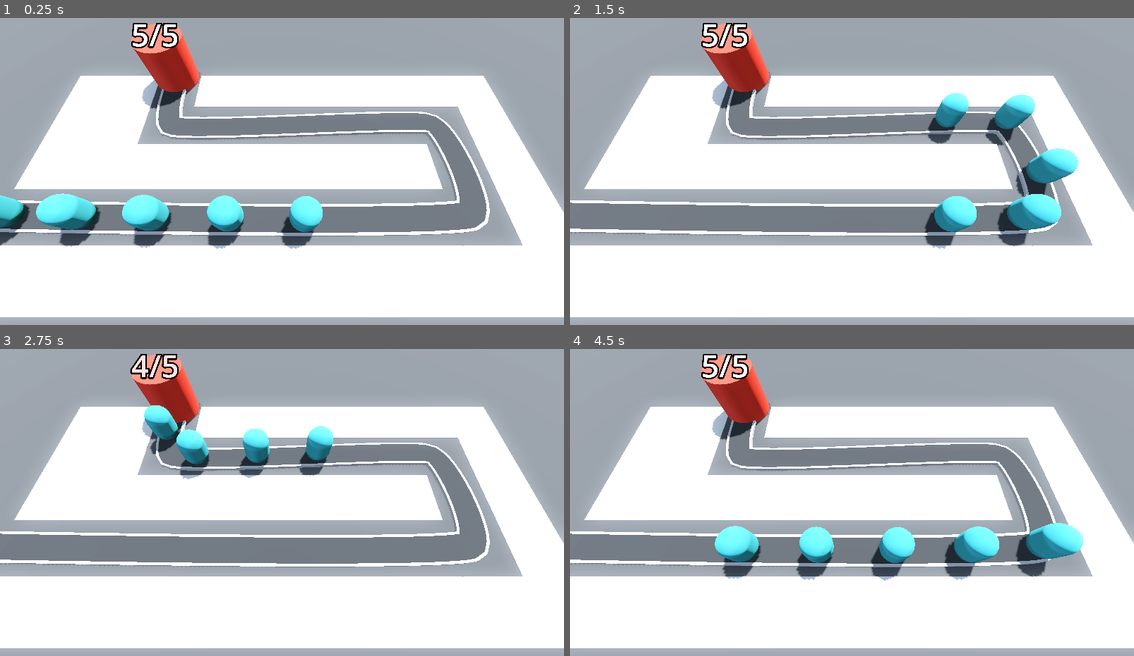
Above: before the commit, frames 1-4 (two rows, left to right).
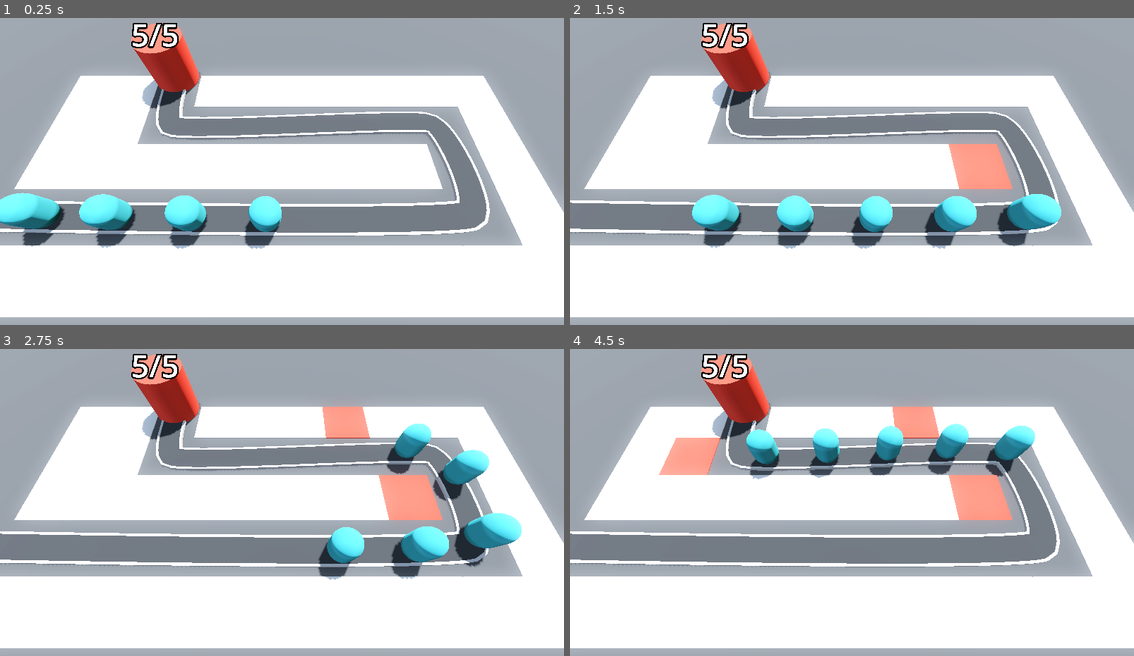
Above: after the commit, the same moments.

Repository: cpurdy-cs/Barbarian-Blaster-Class
Game: Godot game, scene res://base_level.tscn
Same seed, same stepped clock (60 frames per second), same inputs: the game is played once before the commit and once after it.
Inputs (mouse positions are in pixels of both pictures, inside the frame that each line leads up to):
- Up to frame 1 (0.25 s): no input
- Up to frame 2 (1.5 s): move the mouse to (976, 159) at 0.52 s; click (976, 159) at 0.6 s; move the mouse to (739, 189) at 1.27 s; click (739, 189) at 1.35 s
- Up to frame 3 (2.75 s): move the mouse to (338, 434) at 2.02 s; click (338, 434) at 2.1 s
- Up to frame 4 (4.5 s): move the mouse to (823, 566) at 2.77 s; click (823, 566) at 2.85 s; move the mouse to (1021, 551) at 3.52 s; click (1021, 551) at 3.6 s; move the mouse to (682, 456) at 4.27 s; click (682, 456) at 4.35 s

The runs differ from the first frame. In frame 1, 7.8% of the frame differs, in the area x 0-58%, y 56-76%; in frame 2, 6.6%; in frame 3, 9.9%; in frame 4, 12%, in the area x 15-91%, y 18-76%.

Commit message:
add turret and turretmanager

Diff:
--- a/Base/base.gd
+++ b/Base/base.gd
@@ -19,7 +19,6 @@
 func _ready() -> void:
 	health = max_health
 
-
 func take_damage() -> void:
 	print("damage taken by base")
 	health -= 1
--- /dev/null
+++ b/RayPickerCamera/ray_picker_camera.gd
@@ -0,0 +1,27 @@
+extends Camera3D
+
+@export var gridmap : GridMap
+
+@onready var ray_cast_3d: RayCast3D = $RayCast3D
+
+func _process(delta: float) -> void:
+	var mouse_position : Vector2 = get_viewport().get_mouse_position()
+	ray_cast_3d.target_position = project_local_ray_normal(mouse_position) * 100.0
+	# update the ray_cast_3d immediately
+	ray_cast_3d.force_raycast_update()
+
+	#printt(ray_cast_3d.get_collider(), ray_cast_3d.get_collision_point())
+
+	if ray_cast_3d.is_colliding():
+		var collider = ray_cast_3d.get_collider()
+		if collider is GridMap:
+			var collision_point = ray_cast_3d.get_collision_point()
+			var cell = gridmap.local_to_map(collision_point)
+			if gridmap.get_cell_item(cell) == 0:
+				Input.set_default_cursor_shape(Input.CURSOR_POINTING_HAND)
+				if Input.is_action_just_pressed("click"):
+					gridmap.set_cell_item(cell, 1)
+			else:
+				Input.set_default_cursor_shape(Input.CURSOR_ARROW)
+	else:
+		Input.set_default_cursor_shape(Input.CURSOR_ARROW)
--- /dev/null
+++ b/RayPickerCamera/ray_picker_camera.tscn
@@ -0,0 +1,9 @@
+[gd_scene load_steps=2 format=3 uid="uid://cgepsgj0dutey"]
+
+[ext_resource type="Script" uid="uid://bewxajivwdqo0" path="res://RayPickerCamera/ray_picker_camera.gd" id="1_4x8xm"]
+
+[node name="RayPickerCamera" type="Camera3D"]
+transform = Transform3D(1, 0, 0, 0, 0.42261824, 0.9063078, 0, -0.9063078, 0.42261824, 0, 0, 0)
+script = ExtResource("1_4x8xm")
+
+[node name="RayCast3D" type="RayCast3D" parent="."]
--- /dev/null
+++ b/Turret/turret.tscn
@@ -0,0 +1,35 @@
+[gd_scene load_steps=5 format=3 uid="uid://d01unib15e15u"]
+
+[sub_resource type="CylinderMesh" id="CylinderMesh_cb20n"]
+height = 1.0
+
+[sub_resource type="CylinderMesh" id="CylinderMesh_5kpma"]
+top_radius = 0.6
+bottom_radius = 0.6
+height = 0.5
+
+[sub_resource type="BoxMesh" id="BoxMesh_cb20n"]
+size = Vector3(0.8, 0.4, 0.4)
+
+[sub_resource type="CylinderMesh" id="CylinderMesh_djkev"]
+top_radius = 0.15
+bottom_radius = 0.15
+height = 0.5
+
+[node name="Turret" type="Node3D"]
+
+[node name="TurretBase" type="MeshInstance3D" parent="."]
+transform = Transform3D(1, 0, 0, 0, 1, 0, 0, 0, 1, 0, 0.5, 0)
+mesh = SubResource("CylinderMesh_cb20n")
+
+[node name="TurretTop" type="MeshInstance3D" parent="TurretBase"]
+transform = Transform3D(1, 0, 0, 0, 1, 0, 0, 0, 1, 0, 0.39165485, 0)
+mesh = SubResource("CylinderMesh_5kpma")
+
+[node name="Visor" type="MeshInstance3D" parent="TurretBase/TurretTop"]
+transform = Transform3D(1, 0, 0, 0, 1, 0, 0, 0, 1, 0, 0, 0.6659087)
+mesh = SubResource("BoxMesh_cb20n")
+
+[node name="Barrel" type="MeshInstance3D" parent="TurretBase/TurretTop/Visor"]
+transform = Transform3D(1, 0, 0, 0, -4.371139e-08, -1, 0, 1, -4.371139e-08, 0, 0, 0.22815418)
+mesh = SubResource("CylinderMesh_djkev")
--- a/base_level.tscn
+++ b/base_level.tscn
@@ -1,5 +1,6 @@
-[gd_scene load_steps=11 format=3 uid="uid://dtcnxxofouqf8"]
+[gd_scene load_steps=12 format=3 uid="uid://dtcnxxofouqf8"]
 
+[ext_resource type="PackedScene" uid="uid://cgepsgj0dutey" path="res://RayPickerCamera/ray_picker_camera.tscn" id="1_3o4py"]
 [ext_resource type="MeshLibrary" uid="uid://c0c3djgifhbb0" path="res://MeshLibraries/space_library.tres" id="1_bo3yr"]
 [ext_resource type="PackedScene" uid="uid://cedg4p1ktt00c" path="res://Enemy/enemy.tscn" id="2_5vx1e"]
 [ext_resource type="PackedScene" uid="uid://b6a3tfb71rtov" path="res://Base/base.tscn" id="3_eesb3"]
@@ -47,8 +48,9 @@
 size = Vector3(100, 2, 100)
 material = SubResource("StandardMaterial3D_bo3yr")
 
-[node name="Camera3D" type="Camera3D" parent="."]
+[node name="RayPickerCamera" parent="." node_paths=PackedStringArray("gridmap") instance=ExtResource("1_3o4py")]
 transform = Transform3D(1, 0, 0, 0, 0.42261824, 0.9063078, 0, -0.9063078, 0.42261824, 0, 14.5, 9.5)
+gridmap = NodePath("../GridMap")
 
 [node name="GridMap" type="GridMap" parent="."]
 mesh_library = ExtResource("1_bo3yr")
@@ -108,28 +110,25 @@
 material = SubResource("StandardMaterial3D_eesb3")
 
 [node name="Enemy" parent="Path3D" instance=ExtResource("2_5vx1e")]
-transform = Transform3D(-0.022428697, 0.0016574268, -0.99973065, -1.16413455e-10, 0.99999714, 0.0016578193, 0.99973226, 3.7184e-05, -0.022428662, -23.528536, 0, 5.963485)
-speed = 20.0
+transform = Transform3D(-0.022428688, 0.0016574268, -0.99973017, -1.164134e-10, 0.99999714, 0.0016578184, 0.9997318, 3.7184e-05, -0.02242865, -23.528536, 0, 5.963485)
 
 [node name="Enemy2" parent="Path3D" instance=ExtResource("2_5vx1e")]
 transform = Transform3D(-0.018638236, 0.0016490336, -0.99980843, -6.2695044e-06, 0.99999714, 0.0016494122, 0.99981004, 3.7011596e-05, -0.018638195, -18.529716, -0.008263516, 6.064144)
 progress = 5.0
-speed = 20.0
 
 [node name="Enemy3" parent="Path3D" instance=ExtResource("2_5vx1e")]
-transform = Transform3D(-0.015866848, 0.0016428971, -0.9998562, -1.0832559e-05, 0.99999714, 0.001643251, 0.9998578, 3.6905374e-05, -0.015866803, -13.530392, -0.016495652, 6.1505027)
+transform = Transform3D(-0.015866848, 0.0016428963, -0.9998557, -1.0832559e-05, 0.99999666, 0.0016432502, 0.9998578, 3.6905356e-05, -0.015866796, -13.530392, -0.016495652, 6.1505027)
 progress = 10.0
-speed = 20.0
 
 [node name="Enemy4" parent="Path3D" instance=ExtResource("2_5vx1e")]
-transform = Transform3D(-0.012613183, 0.0016356925, -0.9999025, -1.616796e-05, 0.9999972, 0.0016360019, 0.99990404, 3.6802736e-05, -0.012613137, -8.530835, -0.024694737, 6.22201)
+transform = Transform3D(-0.012613177, 0.0016356925, -0.9999025, -1.6167953e-05, 0.9999972, 0.0016360019, 0.99990356, 3.6802736e-05, -0.012613137, -8.530835, -0.024694737, 6.22201)
 progress = 15.0
-speed = 20.0
 
 [node name="Enemy5" parent="Path3D" instance=ExtResource("2_5vx1e")]
 transform = Transform3D(-0.008287638, 0.0016261147, -0.99994767, -2.3224067e-05, 0.9999972, 0.0016263383, 0.9999492, 3.6702517e-05, -0.008287586, -3.531115, -0.032852132, 6.274878)
 progress = 20.0
-speed = 20.0
 
 [node name="Base" parent="." instance=ExtResource("3_eesb3")]
 transform = Transform3D(1, 0, 0, 0, 1, 0, 0, 0, 1, -10.17345, 0, -7.665709)
+
+[node name="TurretManager" type="Node3D" parent="."]
--- a/project.godot
+++ b/project.godot
@@ -18,3 +18,11 @@
 [global_group]
 
 base=""
+
+[input]
+
+click={
+"deadzone": 0.2,
+"events": [Object(InputEventMouseButton,"resource_local_to_scene":false,"resource_name":"","device":-1,"window_id":0,"alt_pressed":false,"shift_pressed":false,"ctrl_pressed":false,"meta_pressed":false,"button_mask":1,"position":Vector2(188, 19),"global_position":Vector2(197, 67),"factor":1.0,"button_index":1,"canceled":false,"pressed":true,"double_click":false,"script":null)
+]
+}
Not shown, added: RayPickerCamera/ray_picker_camera.gd.uid
